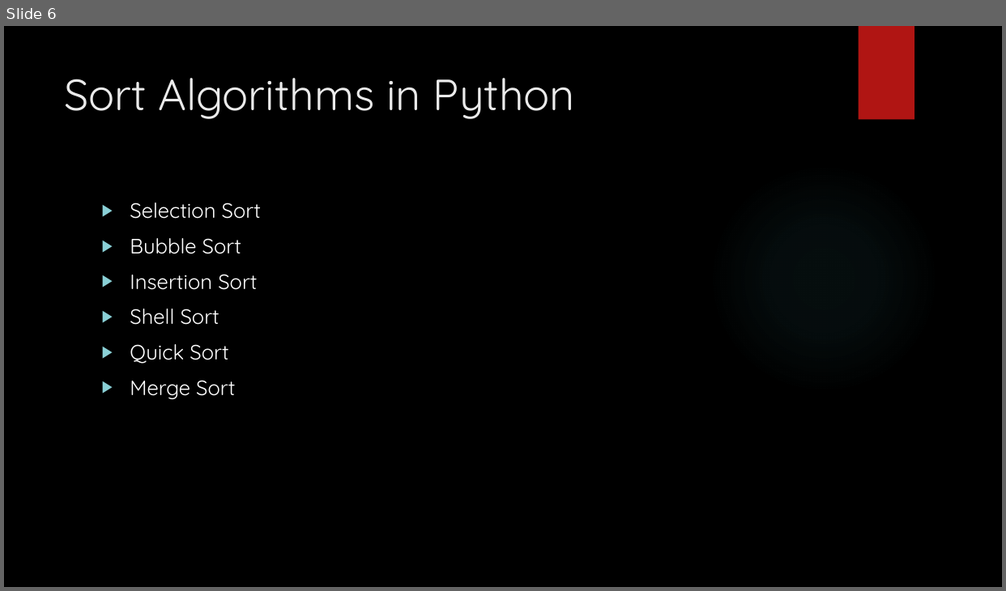
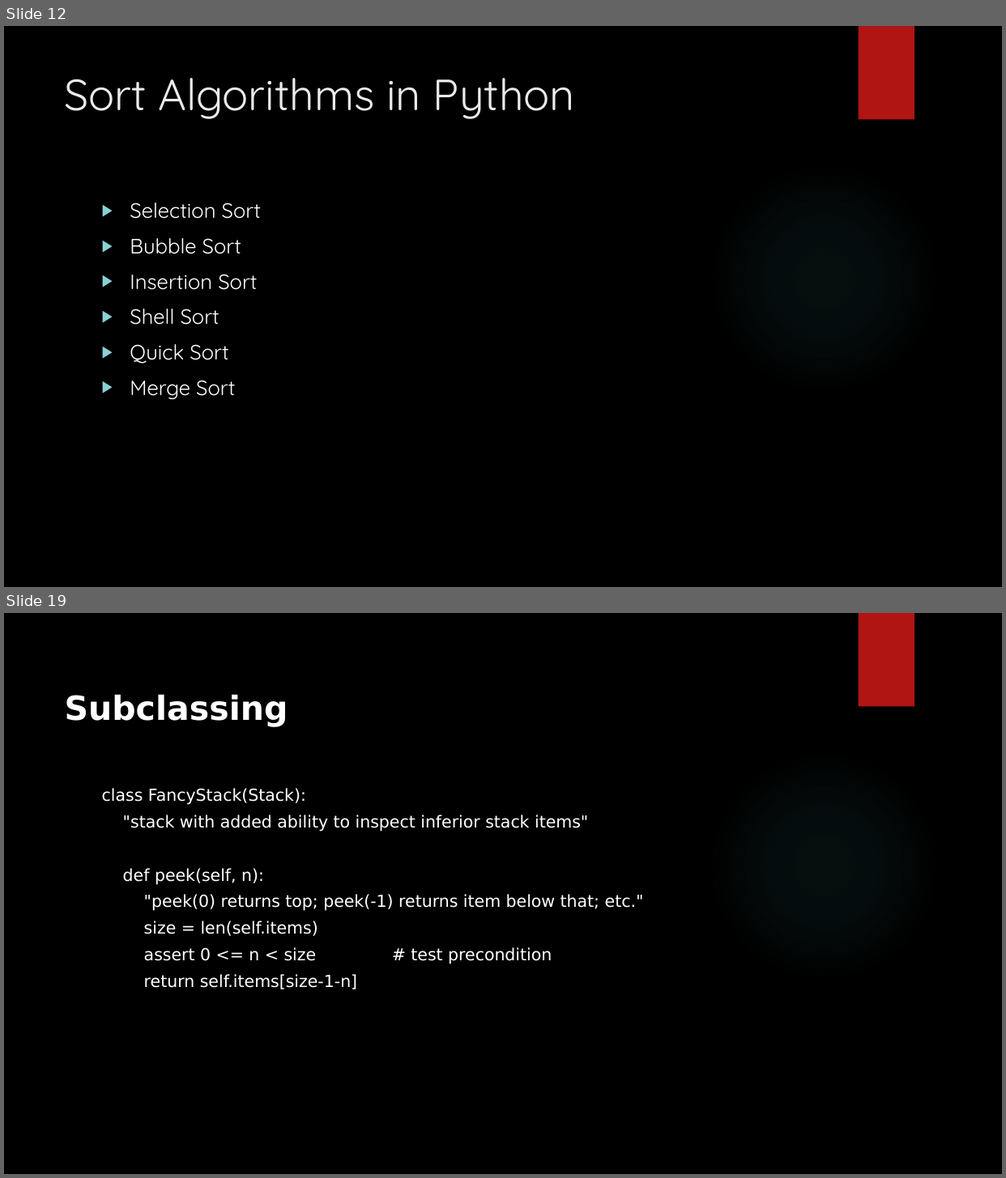
Before and after one commit to stargazingtech/build-discord-bots, a slide deck: build-discord-bots-with-Python.pptx. Shown one above the other, each under a label of ours: slide 6 before the commit, slides 12 and 19 after it; the slides between them are not shown. The pictures are 1006x591 and 1006x1178 pixels, drawn with LibreOffice and Linux fonts; fonts in the diff are those of the drawing; background and template pictures are left out. Boxes give left, top, right and bottom in pixels: in the first picture for what was removed or moved away, otherwise in the second. Text is boxed around its words. In the diff, an @@ line names an element or a change of style, - is before the commit and + after.

```diff
--- a/build-discord-bots-with-Python.pptx
+++ b/build-discord-bots-with-Python.pptx
@@ slide 19 added at [4,613,1002,1174], background picture (left out); not listed: 2 template elements that a slide beside it also shows @@
@@ title added at [65,694,288,727], 32 pt, text #FFFFFF, bold @@
+Subclassing
@@ text added at [102,788,644,990], 16 pt, text #FFFFFF @@
+class FancyStack(Stack):
+"stack with added ability to inspect inferior stack items"
+def peek(self, n):
+"peek(0) returns top; peek(-1) returns item below that; etc."
+size = len(self.items)
+assert 0 <= n < size # test precondition
+return self.items[size-1-n]
@@ what was slide 6 is now slide 12 @@
```
Also in this commit, not shown: 1 slide changed, 17 other slides added.
